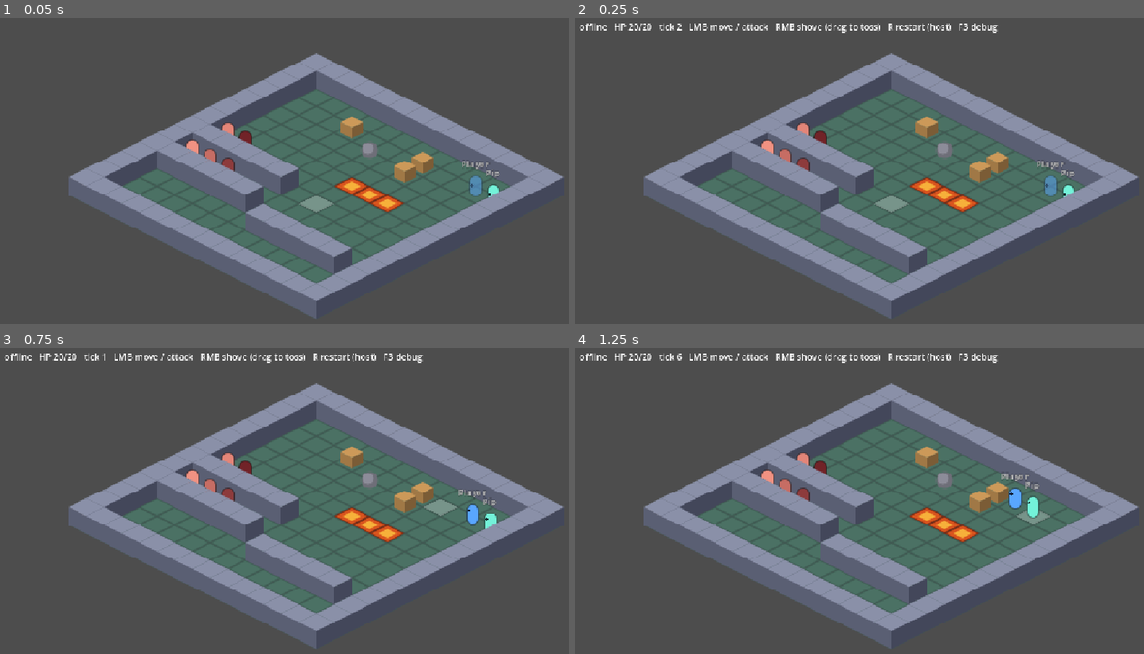
Above: before the commit, frames 1-4 (two rows, left to right).
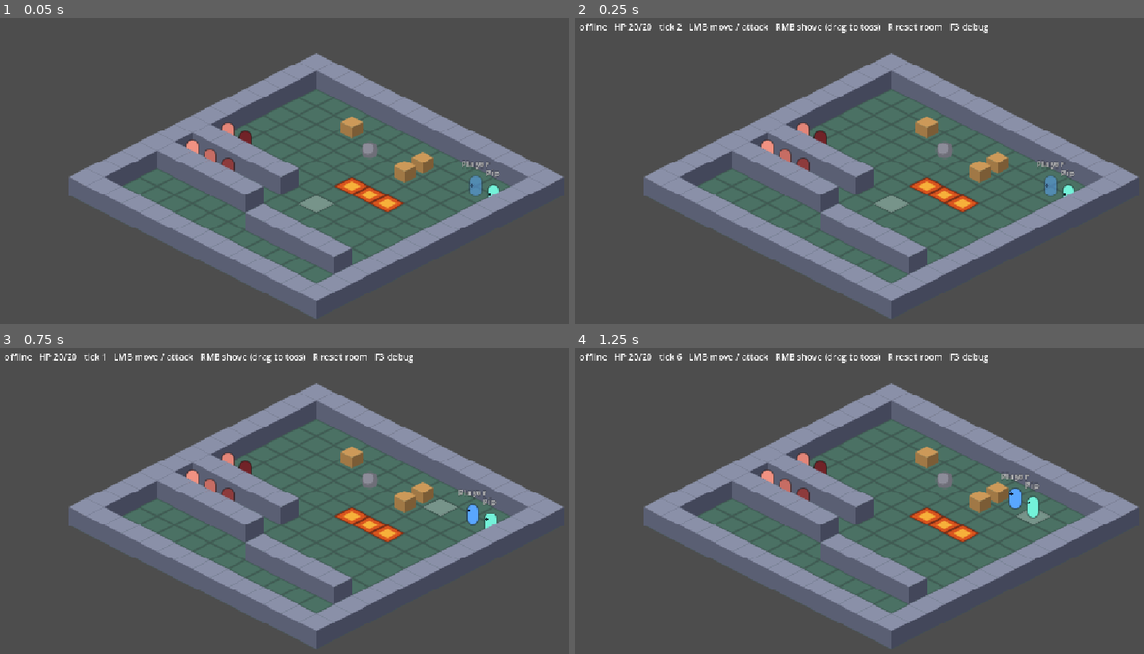
Above: after the commit, the same moments.

Repository: jeff-thinklightn-ing/psykinetic
Game: Godot game, scene res://main.tscn
Same seed, same stepped clock (60 frames per second), same inputs: the game is played once before the commit and once after it.
Inputs (mouse positions are in pixels of both pictures, inside the frame that each line leads up to):
- Up to frame 1 (0.05 s): no input
- Up to frame 2 (0.25 s): no input
- Up to frame 3 (0.75 s): tap Enter at 0.5 s; move the mouse to (455, 507) at 0.52 s; tap R at 0.6 s; click (455, 507) at 0.67 s
- Up to frame 4 (1.25 s): no input

Frame 1 is identical in both runs. In frame 2, 0.2% of the frame differs, in the area x 58-75%, y 1-5%; in frame 3, 0.2%; in frame 4, 0.2%.

Commit message:
R resets the room for any player, not only a host
The dedicated server has no host, so R did nothing on it and a reset needed
a shell on the box. R now sends a reset command for the local player over
the generic command RPC (no new RPC, protocol unchanged); the authority
rebuilds the room as the console's reset does and logs who asked. This is
on while the game is being tested; --no-player-reset limits it to the
console and a host's own player.

net_test phase 4: a client resets a dedicated server with two players on.

CHANGELOG: v0.1.8

Co-Authored-By: Claude Fable 5.1 <noreply@anthropic.com>

Diff:
--- a/main.gd
+++ b/main.gd
@@ -111,6 +111,7 @@
 var _test_ordered := false
 var _test_arrived := false
 var _test_contested := false
+var _test_reset_sent := false
 ## Client: whether this peer has ever had a player, to tell a rejected join
 ## from a later disconnect.
 var _had_player := false
@@ -212,7 +213,13 @@
 		debug_overlay.visible = not debug_overlay.visible
 		return
 	if key != null and key.pressed and not key.echo and key.keycode == KEY_R:
-		if Net.is_authority():
+		# A command like any other, so it works from a client too; the
+		# authority decides. With no player to send it for (dead, respawning)
+		# only the authority's own window can still do it.
+		var me := _local_player()
+		if me != null:
+			World.command(me, "reset", {})
+		elif Net.is_authority():
 			_start_level()
 		return
 	if key != null and key.pressed and not key.echo and key.keycode >= KEY_1 and key.keycode <= KEY_9:
@@ -665,9 +672,20 @@
 
 ## "order" {slot}: 1 follow, 2 hold here, 3 attack my current target,
 ## 4 fall back; 5..9 are accepted and ignored for now.
+## "reset": rebuild the room, as the console's reset does. From the
+## authority's own player always; from anyone else only while
+## Net.player_reset is on.
 func _on_command(entity: GridEntity, command_name: String, args: Dictionary) -> void:
 	if command_name == "order" and entity is Player:
 		handle_order(entity, int(args.get("slot", 0)))
+	elif command_name == "reset" and entity is Player:
+		var who := _display_name(entity)  # The rebuild frees the entity.
+		if not Net.player_reset and entity.owner_peer != Net.local_id:
+			print("[world] %s asked for a reset; players may not (--no-player-reset)" % who)
+			return
+		print("[world] %s reset the room" % who)
+		_start_level()
+		party_log.add("%s reset the room." % who)
 
 
 func handle_order(player: Player, slot: int) -> void:
@@ -897,7 +915,7 @@
 	var mode_text: String = Net.Mode.keys()[Net.mode].to_lower()
 	if not Net.online:
 		mode_text = "offline"
-	hud.text = "%s   %s   tick %d   LMB move / attack   RMB shove (drag to toss)   R restart (host)   F3 debug" % [
+	hud.text = "%s   %s   tick %d   LMB move / attack   RMB shove (drag to toss)   R reset room   F3 debug" % [
 		mode_text, hp_text, tick]
 	if player != null:
 		_had_player = true
@@ -905,6 +923,7 @@
 		player.enable_prediction()
 	_run_test_move(player)
 	_run_test_contest(player, tick)
+	_run_test_reset(player, tick)
 
 
 func _debug_text() -> String:
@@ -1092,6 +1111,14 @@
 
 ## --test-contest: at a fixed server tick, order the local player to a given
 ## tile. Two clients doing this for the same tile race for it on the server.
+func _run_test_reset(player: Player, tick: int) -> void:
+	if Net.test_reset_tick <= 0 or _test_reset_sent or player == null or tick < Net.test_reset_tick:
+		return
+	_test_reset_sent = true
+	World.command(player, "reset", {})
+	print("[test] %s asked for a room reset at tick %d" % [player.name, tick])
+
+
 func _run_test_contest(player: Player, tick: int) -> void:
 	if Net.test_contest_tick <= 0 or _test_contested or player == null \
 			or tick < Net.test_contest_tick:
--- a/net/net.gd
+++ b/net/net.gd
@@ -13,6 +13,7 @@
 ##   --admin-port=<n>             server/host: accept console commands on 127.0.0.1:<n> (TCP)
 ##   --console                    read console commands from stdin (--server does this anyway)
 ##   --no-companions              server/host: players get no companion
+##   --no-player-reset            server/host: R from a client does not rebuild the room
 ##   --llm-model=<m>              companion minds ask this model...
 ##   --llm-url=<url>              ...at this endpoint (default: local Ollama /api/chat;
 ##                                a URL ending /chat/completions is spoken to OpenAI-style)
@@ -32,6 +33,7 @@
 ## Test hooks (used by tests/net_test):
 ##   --test-move=<dx>,<dy>        once the local player exists, order it to move by this offset
 ##   --test-contest=<x>,<y>,<tick> at that server tick, order the local player to tile (x, y)
+##   --test-reset=<tick>          at that server tick, ask for a room reset as the R key does
 ##   --test-exit-after=<seconds>  quit after this long
 ##   --test-version=<x.y.z>       client: claim this version instead of the real one
 ##   --test-protocol=<s>          client: claim this build fingerprint instead of the real one
@@ -90,6 +92,9 @@
 var llm_model := ""
 ## --no-companions: players get no companion (tests of other things, or ops).
 var companions := true
+## --no-player-reset turns this off: any player may rebuild the room with R.
+## On while the game is only being tested; the console's reset always works.
+var player_reset := true
 
 ## Server-to-everyone notices that are not sim state: ("speech", {entity, text}).
 signal message_received(kind: String, data: Dictionary)
@@ -118,6 +123,7 @@
 var test_move := Vector2i.ZERO
 var test_contest_tile := Vector2i.ZERO
 var test_contest_tick := 0
+var test_reset_tick := 0
 var test_exit_after := 0.0
 
 var mispredicts_total := 0
@@ -535,9 +541,11 @@
 				console = true
 			"--no-companions":
 				companions = false
+			"--no-player-reset":
+				player_reset = false
 			"--address", "--port", "--state", "--admin-port", "--token", "--settings", "--player-id", "--name", \
 					"--llm-url", "--llm-model", \
-					"--test-move", "--test-contest", "--test-exit-after", "--test-version", "--test-protocol":
+					"--test-move", "--test-contest", "--test-reset", "--test-exit-after", "--test-version", "--test-protocol":
 				if not has_value and i + 1 < args.size():
 					i += 1
 					value = args[i]
@@ -582,5 +590,7 @@
 			if parts.size() == 3:
 				test_contest_tile = Vector2i(parts[0].to_int(), parts[1].to_int())
 				test_contest_tick = parts[2].to_int()
+		"--test-reset":
+			test_reset_tick = value.to_int()
 		"--test-exit-after":
 			test_exit_after = value.to_float()
--- a/tests/respawn_test.gd
+++ b/tests/respawn_test.gd
@@ -19,6 +19,7 @@
 	_test_respawn_waits_for_time_and_distance()
 	_test_crate_respawns_at_its_spawn_tile()
 	_test_console()
+	_test_player_reset()
 	_test_old_snapshot_gets_current_looks()
 
 	print("")
@@ -118,6 +119,28 @@
 	_check(_player() != null and _player().tile == was_at, "the host player is back where it was, from its record")
 
 
+func _test_player_reset() -> void:
+	print("\n== a player's reset command rebuilds the room, while players may ==")
+	World.damage(_slot_entity(5), 999)
+	_check(_slot_entity(5) == null, "a crate is broken")
+	# Sent as a client's R would arrive: for a player some other peer owns.
+	_player().owner_peer = 77
+	World.command(_player(), "reset", {})
+	var crate := _slot_entity(5)
+	_check(crate != null and crate.tile == Vector2i(8, 2), "a player's 'reset' command brings the room back")
+	_check(_player() != null and _monsters() == 5, "with its player and all five monsters")
+
+	Net.player_reset = false
+	World.damage(_slot_entity(5), 999)
+	_player().owner_peer = 77
+	World.command(_player(), "reset", {})
+	_check(_slot_entity(5) == null, "with --no-player-reset another peer's command does nothing")
+	_player().owner_peer = Net.local_id
+	World.command(_player(), "reset", {})
+	_check(_slot_entity(5) != null, "but the authority's own player still can")
+	Net.player_reset = true
+
+
 func _test_old_snapshot_gets_current_looks() -> void:
 	print("\n== level entities from an old snapshot look as the map says now ==")
 	# As builds before the generic entity scene wrote it: a type, no shape, no
Not shown, changed: CHANGELOG.md
Not shown, changed: docs/decisions.md
Not shown, changed: docs/design.md
Not shown, changed: docs/server.md
Not shown, changed: tests/net_test.ps1
Not shown, changed: tests/net_test.sh
